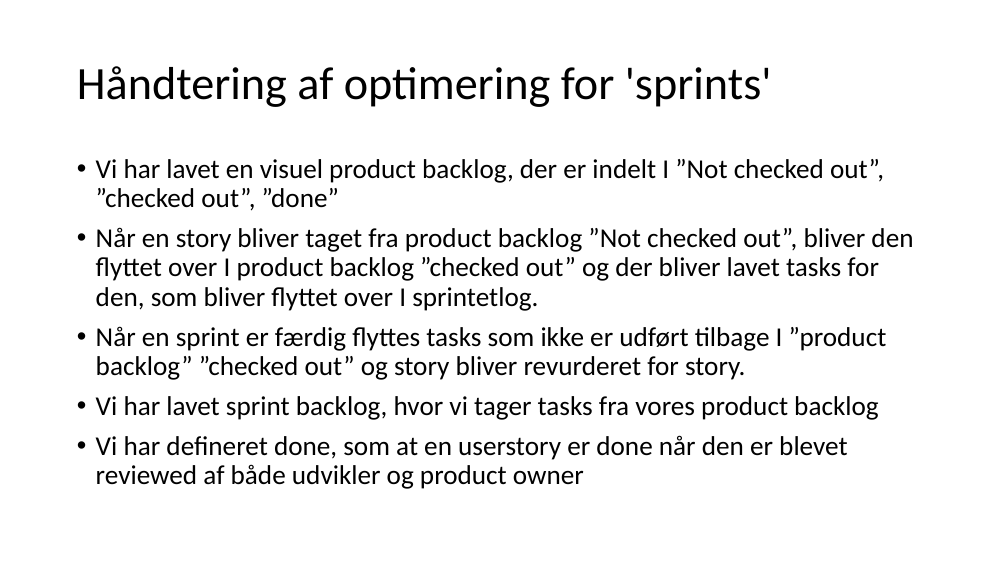
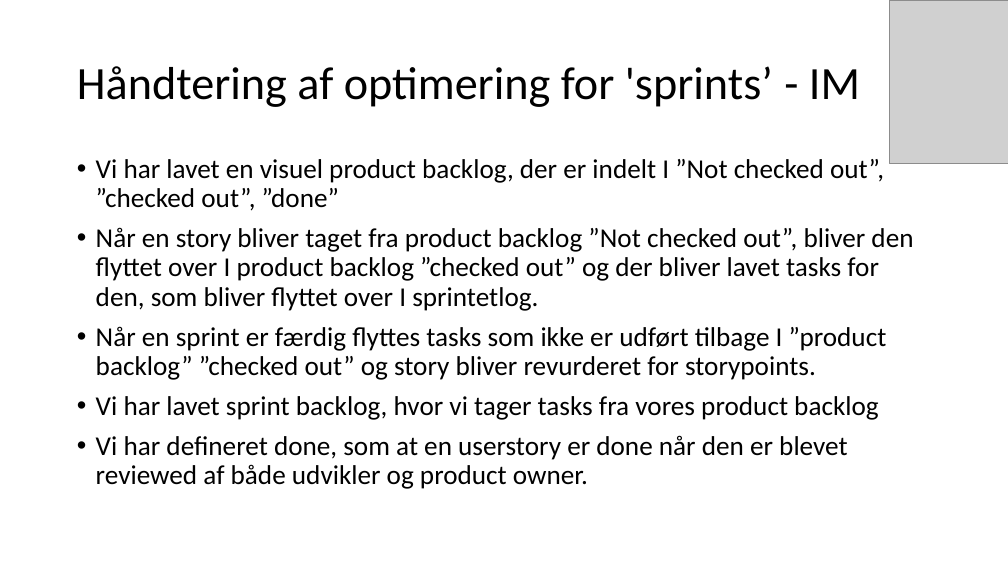
Before and after one commit to mart56p7/kino, a slide deck: slide 8 of powerpoint.pptx. Drawn at 1008x567 pixels with LibreOffice and Linux fonts; fonts in the diff are those of the drawing; grey boxes stand for pictures. Boxes give left, top, right and bottom in pixels: in the first picture for what was removed or moved away, otherwise in the second. Text is boxed around its words. In the diff, an @@ line names an element or a change of style, - is before the commit and + after.

```diff
--- a/powerpoint.pptx
+++ b/powerpoint.pptx
@@ picture added at [890, 1, 1008, 164] @@
@@ title at [77, 66, 860, 107]: text changed @@
-Håndtering af optimering for 'sprints'
+Håndtering af optimering for 'sprints’ - IM
@@ text at [96, 326, 887, 380]: text changed @@
-• Når en sprint er færdig flyttes tasks som ikke er udført tilbage I ”product backlog” ”checked out” og story bliver revurderet for story.
+• Når en sprint er færdig flyttes tasks som ikke er udført tilbage I ”product backlog” ”checked out” og story bliver revurderet for storypoints.
@@ text at [96, 435, 847, 489]: text changed @@
-• Vi har defineret done, som at en userstory er done når den er blevet reviewed af både udvikler og product owner
+• Vi har defineret done, som at en userstory er done når den er blevet reviewed af både udvikler og product owner.
```
Also in this commit, not shown: 9 other slides changed, 15 other files.
